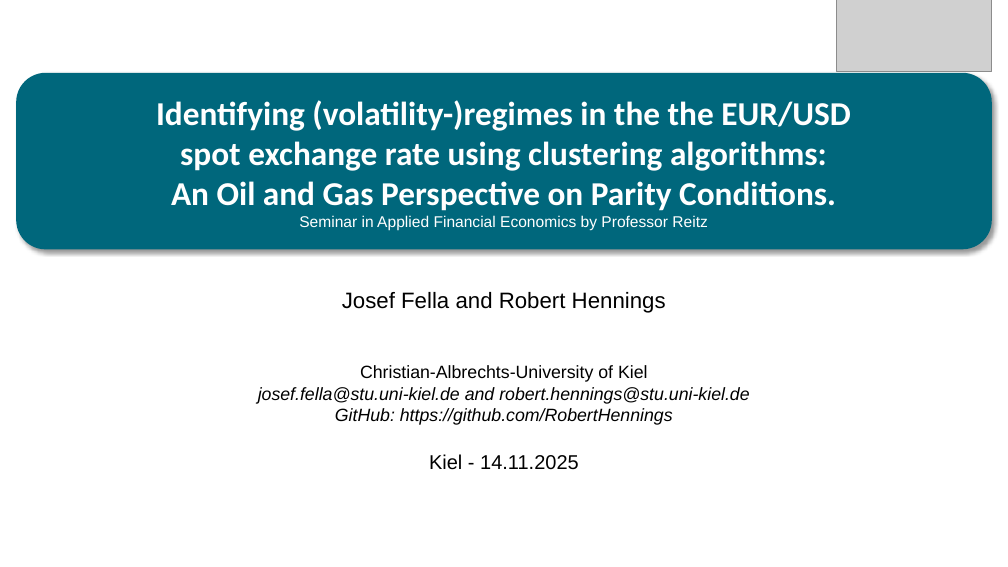
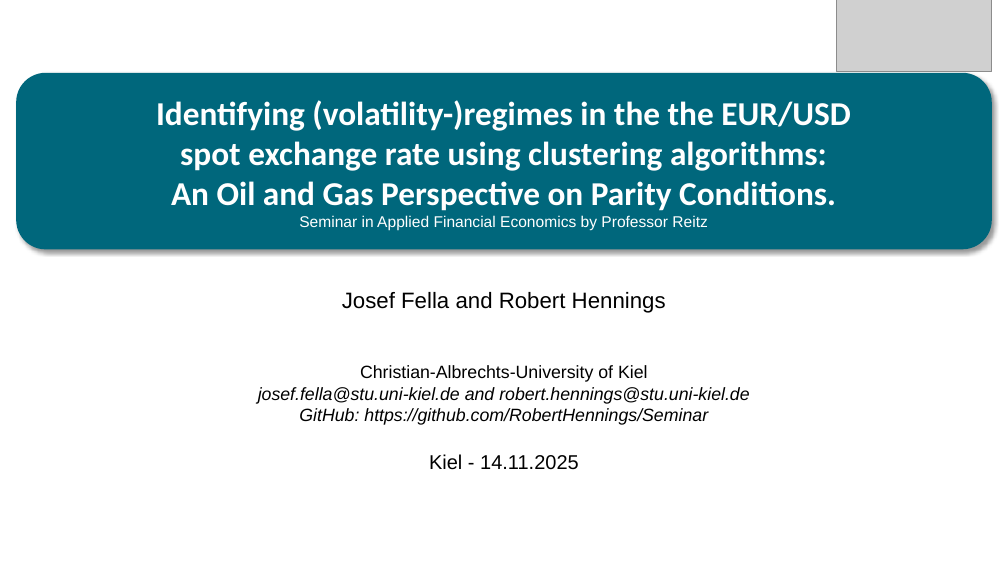
Before and after one commit to RobertHennings/Seminar, a slide deck: slide 1 of reports/presentation_pptx_version/PPTX_WiSo_Template.pptx. Drawn at 1008x567 pixels with LibreOffice and Linux fonts; fonts in the diff are those of the drawing; grey boxes stand for pictures; background and template pictures are left out. Boxes give left, top, right and bottom in pixels: in the first picture for what was removed or moved away, otherwise in the second. Text is boxed around its words. In the diff, an @@ line names an element or a change of style, - is before the commit and + after.

```diff
--- a/reports/presentation_pptx_version/PPTX_WiSo_Template.pptx
+++ b/reports/presentation_pptx_version/PPTX_WiSo_Template.pptx
@@ text at bbox=[299, 408, 708, 425]: text changed @@
-GitHub: https://github.com/RobertHennings
+GitHub: https://github.com/RobertHennings/Seminar
```
Also in this commit, not shown: 2 other slides changed, 5 slides removed, 57 other files.
